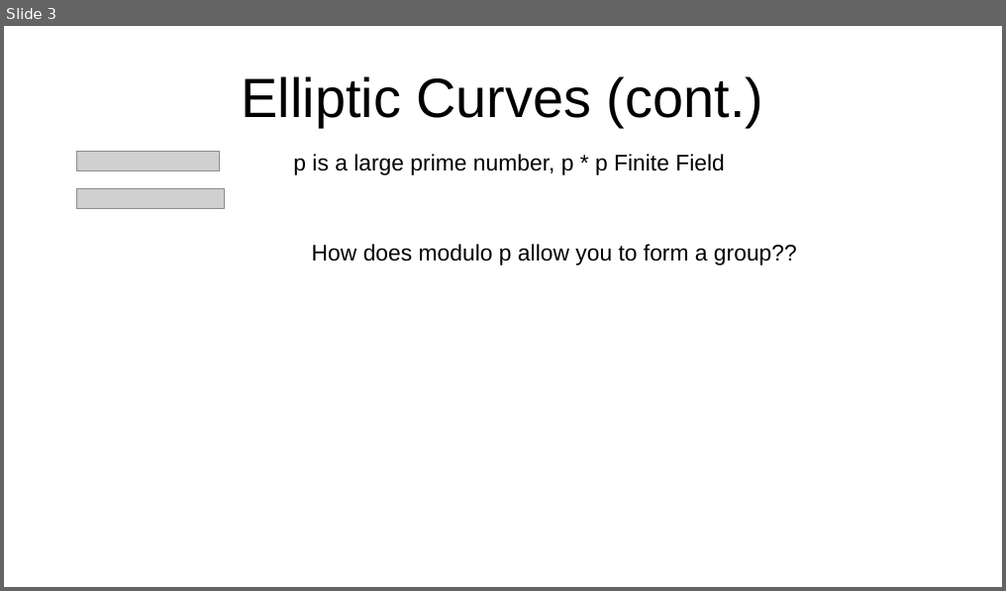
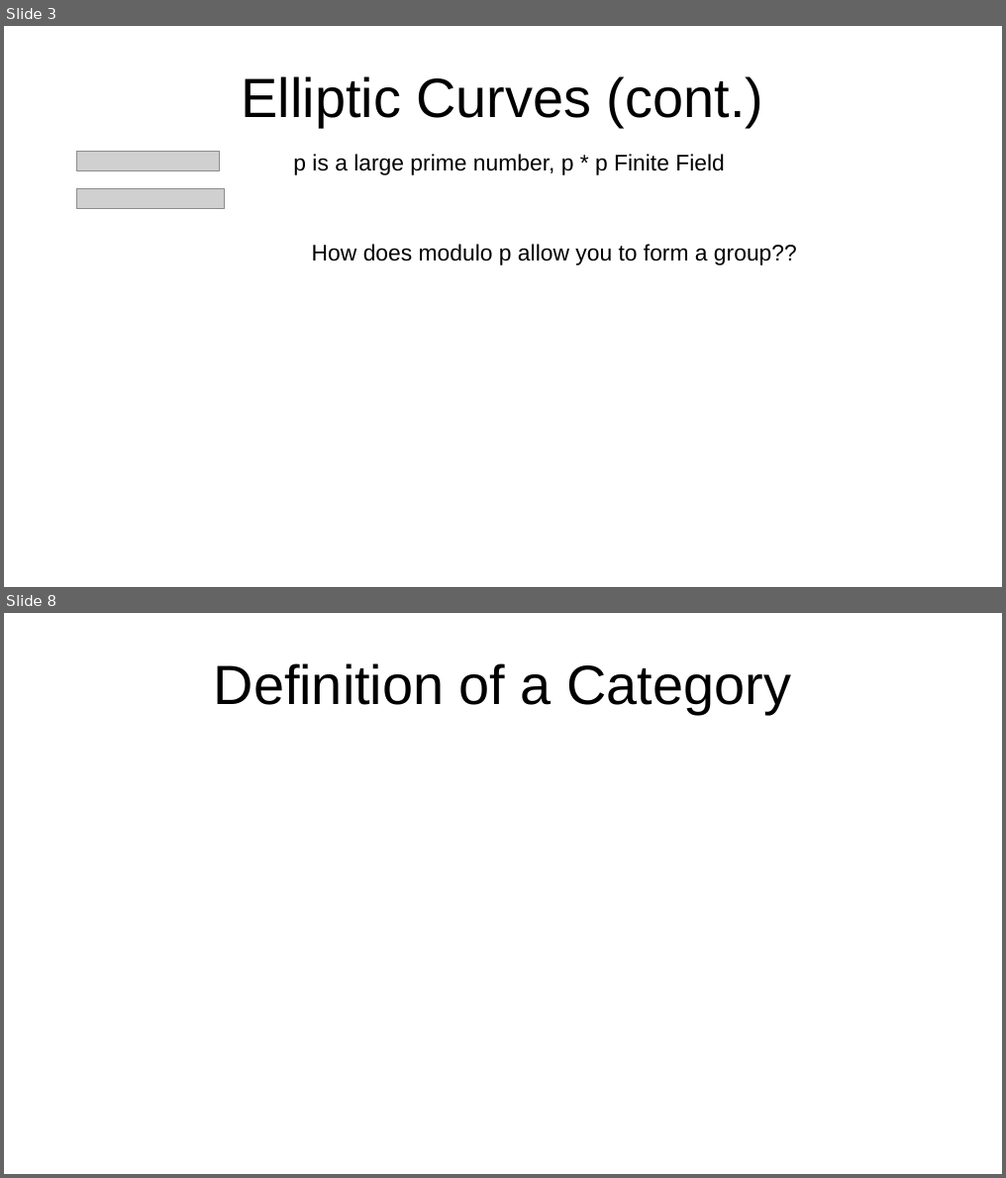
Before and after one commit to bshambaugh/Explorations-of-Category-Theory-for-Self-Sovereign-Identity, a slide deck: resources/IIW35_fA2022_cat_theory_for_SSI.odp. Shown one above the other, each under a label of ours: slide 3 before the commit, slides 3 and 8 after it; the slides between them are not shown. The pictures are 1006x591 and 1006x1178 pixels, drawn with LibreOffice and Linux fonts; fonts in the diff are those of the drawing; grey boxes stand for pictures. Boxes give left, top, right and bottom in pixels: in the first picture for what was removed or moved away, otherwise in the second. Text is boxed around its words. In the diff, an @@ line names an element or a change of style, - is before the commit and + after.

```diff
--- a/resources/IIW35_fA2022_cat_theory_for_SSI.odp
+++ b/resources/IIW35_fA2022_cat_theory_for_SSI.odp
@@ slide 8 added at [4,613,1002,1174], background #FFFFFF @@
@@ title added at [214,663,791,714], 44 pt, text #000000 @@
+Definition of a Category
```
Also in this commit, not shown: 2 slides changed, 4 other slides added, 1 slide removed.
